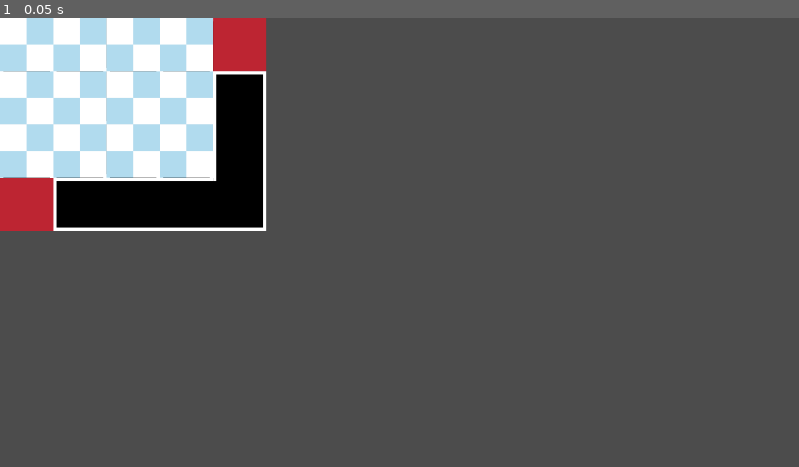
Above: before the commit, frame 1.
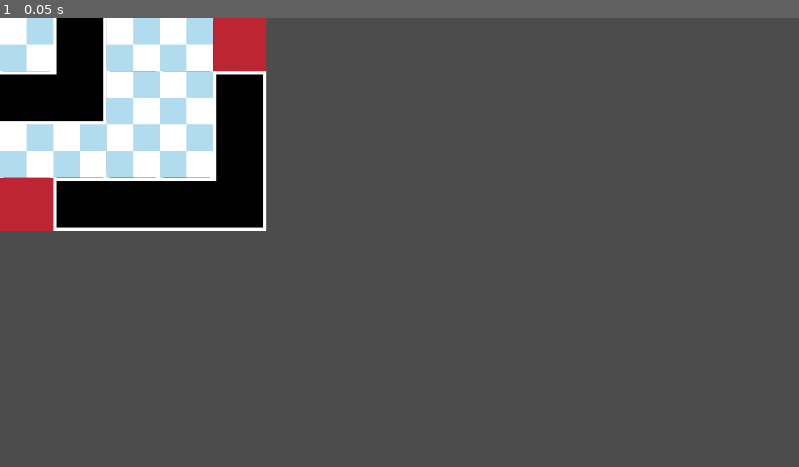
Above: after the commit, the same moment.

Repository: pbrechtmann/TDS
Game: Godot game, scene res://Scenes/World/Generation/RoomPrefabs/RoomPrefab5x7.tscn
Two runs of this game, one before a commit and one after it. Both use one fixed random seed, a clock stepped at 60 frames per second and the inputs below. This scene is started directly instead of the project's main scene.
Inputs:
- Up to frame 1 (0.05 s): no input

The runs differ from the first frame. In frame 1, 2.3% of the frame differs, in the area x 0-14%, y 0-24%.

Commit message:
Room placement, basic paths

Diff:
--- a/Scenes/World/Generation/Generator.gd
+++ b/Scenes/World/Generation/Generator.gd
@@ -7,7 +7,7 @@
 var spacer : Vector2 = Vector2(3, 3) # Making sure rooms don't overlap
 
 var num_rooms_small : int = 5
-var num_rooms_medium : int = 2
+var num_rooms_medium : int = 3
 var num_rooms_large : int = 1
 
 var room_sizes_small = [Vector2(5, 7), Vector2(7, 5)]
@@ -136,19 +136,19 @@
 
 	find_start_and_end()
 
-	var delauney = Array(Geometry.triangulate_delaunay_2d(positions))
-
-	while not delauney.empty():
-		var p1 = delauney.pop_front()
-		var p2 = delauney.pop_front()
-		var p3 = delauney.pop_front()
-
-		if not path.are_points_connected(p1, p2) and randf() < 0.1 and not(has_start_room(p1, p2) or has_end_room(p1, p2)):
-			path.connect_points(p1, p2)
-		if not path.are_points_connected(p1, p3) and randf() < 0.1 and not(has_start_room(p1, p3) or has_end_room(p1, p3)):
-			 path.connect_points(p1, p3)
-		if not path.are_points_connected(p2, p3) and randf() < 0.1 and not(has_start_room(p2, p3) or has_end_room(p2, p3)):
-			 path.connect_points(p2, p3)
+#	var delauney = Array(Geometry.triangulate_delaunay_2d(positions))
+#
+#	while not delauney.empty():
+#		var p1 = delauney.pop_front()
+#		var p2 = delauney.pop_front()
+#		var p3 = delauney.pop_front()
+#
+#		if not path.are_points_connected(p1, p2) and randf() < 0.1 and not(has_start_room(p1, p2) or has_end_room(p1, p2)):
+#			path.connect_points(p1, p2)
+#		if not path.are_points_connected(p1, p3) and randf() < 0.1 and not(has_start_room(p1, p3) or has_end_room(p1, p3)):
+#			 path.connect_points(p1, p3)
+#		if not path.are_points_connected(p2, p3) and randf() < 0.1 and not(has_start_room(p2, p3) or has_end_room(p2, p3)):
+#			 path.connect_points(p2, p3)
 
 
 func has_start_room(index1, index2) -> bool:
@@ -247,15 +247,186 @@
 		var x_size = size.x if rotate else size.y
 		var y_size = size.y if rotate else size.x
 
-		var new_room = load("res://Scenes/World/Generation/RoomPrefabs/RoomPrefab" + str(x_size) + "x" + str(y_size) + ".tscn").instance()
+		var new_room : RoomPrefab = load("res://Scenes/World/Generation/RoomPrefabs/RoomPrefab" + str(x_size) + "x" + str(y_size) + ".tscn").instance()
 		new_room.position = room.position
+		new_room.index = room.astar_index
 		if rotate:
 			new_room.rotation_degrees = 90
 		map.add_child(new_room)
 
-
+	for room in final_rooms:
+		var new_room : RoomPrefab
+		for x in map.get_children():
+			if x.has_index(room.astar_index):
+				new_room = x
+		carve_corridor(new_room, room)
+		merge_maps(map, new_room.tile_map)
 
 	map.update_bitmask_region()
+
+
+
+func carve_corridor(room_map : RoomPrefab, room):
+	var doors = [] + room_map.doors
+	var rotated = room_map.rotation_degrees == 90
+	if rotated:
+		doors = [doors[1], doors[3], doors[0], doors[2]]
+	var doors_to_delete = []
+	for r in final_rooms:
+		if path.are_points_connected(room.astar_index, r.astar_index):
+
+			var extents : Vector2 = room.collision.shape.get_extents()
+			var center : Vector2 = room.position
+			var tl : Vector2 = center - extents
+			var tr : Vector2 = center + Vector2(extents.x, -extents.y)
+			var bl : Vector2 = center - Vector2(extents.x, -extents.y)
+			var br : Vector2 = center + extents
+
+			var tl_angle : float = center.direction_to(tl).angle()
+			var tr_angle : float = center.direction_to(tr).angle()
+			var bl_angle : float = center.direction_to(bl).angle()
+			var br_angle : float = center.direction_to(br).angle()
+
+			var path_angle : float = center.direction_to(r.position).angle()
+
+			var door_location : Vector2
+			var door_direction : Vector2
+
+			if path_angle >= tl_angle and path_angle < tr_angle:
+				doors_to_delete.append(doors[0])
+				door_location = doors[0]
+				door_direction = Vector2.UP
+				if rotated:
+					doors_to_delete.append(doors[0] + Vector2.DOWN)
+					doors_to_delete.append(doors[0] + Vector2.UP)
+				else:
+					doors_to_delete.append(doors[0] + Vector2.RIGHT)
+					doors_to_delete.append(doors[0] + Vector2.LEFT)
+			elif path_angle >= tr_angle and path_angle < br_angle:
+				doors_to_delete.append(doors[2])
+				door_location = doors[2]
+				door_direction = Vector2.RIGHT
+				if rotated:
+					doors_to_delete.append(doors[2] + Vector2.RIGHT)
+					doors_to_delete.append(doors[2] + Vector2.LEFT)
+				else:
+					doors_to_delete.append(doors[2] + Vector2.DOWN)
+					doors_to_delete.append(doors[2] + Vector2.UP)
+			elif path_angle >= tr_angle and path_angle < bl_angle:
+				doors_to_delete.append(doors[3])
+				door_location = doors[3]
+				door_direction = Vector2.DOWN
+				if rotated:
+					doors_to_delete.append(doors[3] + Vector2.DOWN)
+					doors_to_delete.append(doors[3] + Vector2.UP)
+				else:
+					doors_to_delete.append(doors[3] + Vector2.RIGHT)
+					doors_to_delete.append(doors[3] + Vector2.LEFT)
+			else:
+				doors_to_delete.append(doors[1])
+				door_location = doors[1]
+				door_direction = Vector2.LEFT
+				if rotated:
+					doors_to_delete.append(doors[1] + Vector2.RIGHT)
+					doors_to_delete.append(doors[1] + Vector2.LEFT)
+				else:
+					doors_to_delete.append(doors[1] + Vector2.DOWN)
+					doors_to_delete.append(doors[1] + Vector2.UP)
+
+
+			var t_room : RoomPrefab
+			for x in map.get_children():
+				if x.has_index(r.astar_index):
+					t_room = x
+
+			var t_extents : Vector2 = r.collision.shape.get_extents()
+			var t_center : Vector2 = r.position
+			var t_tl : Vector2 = t_center - t_extents
+			var t_tr : Vector2 = t_center + Vector2(t_extents.x, -t_extents.y)
+			var t_bl : Vector2 = t_center - Vector2(t_extents.x, -t_extents.y)
+			var t_br : Vector2 = t_center + t_extents
+
+			var t_tl_angle : float = t_center.direction_to(t_tl).angle()
+			var t_tr_angle : float = t_center.direction_to(t_tr).angle()
+			var t_bl_angle : float = t_center.direction_to(t_bl).angle()
+			var t_br_angle : float = t_center.direction_to(t_br).angle()
+
+			var t_path_angle : float = t_center.direction_to(t_room.position).angle()
+			var t_room_doors = [] + t_room.doors
+			var t_rotated = t_room.rotation_degrees == 90
+			if t_rotated:
+				t_room_doors = [t_room_doors[1], t_room_doors[3], t_room_doors[0], t_room_doors[2]]
+			var t_door
+
+			if t_path_angle >= t_tl_angle and t_path_angle < t_tr_angle:
+				t_door = t_room_doors[0]
+			elif t_path_angle >= t_tr_angle and t_path_angle < t_br_angle:
+				t_door = t_room_doors[2]
+			elif t_path_angle >= t_tr_angle and t_path_angle < t_bl_angle:
+				t_door = t_room_doors[3]
+			else:
+				t_door = t_room_doors[1]
+
+			var t_door_transformed = room_map.tile_map.world_to_map(room_map.tile_map.to_local(t_room.tile_map.to_global(t_room.tile_map.map_to_world(t_door))))
+
+			var carve_direction : Vector2 = Vector2.ZERO
+
+			if t_door_transformed.x == door_location.x:
+				carve_direction = Vector2.DOWN if t_door_transformed.y > door_location.y else Vector2.UP
+				carve(room_map.tile_map, door_location, carve_direction, ceil((abs(t_door_transformed.y - door_location.y) / 2)))
+			else:
+				var steps : int
+				if door_direction == Vector2.UP or door_direction == Vector2.DOWN:
+					steps = int(abs(t_door_transformed.y - door_location.y))
+				elif door_direction == Vector2.LEFT or door_direction == Vector2.RIGHT:
+					steps = int(abs(t_door_transformed.x - door_location.x))
+				carve(room_map.tile_map, door_location, carve_direction, steps)
+
+
+			if t_door_transformed.y == door_location.y:
+				carve_direction = Vector2.RIGHT if t_door_transformed.x > door_location.x else Vector2.LEFT
+				carve(room_map.tile_map, door_location, carve_direction, ceil(abs(t_door_transformed.x - door_location.x) / 2))
+			else:
+				var steps : int
+				if door_direction == Vector2.UP or door_direction == Vector2.DOWN:
+					steps = int(abs(t_door_transformed.y - door_location.y))
+				elif door_direction == Vector2.LEFT or door_direction == Vector2.RIGHT:
+					steps = int(abs(t_door_transformed.x - door_location.x))
+				carve(room_map.tile_map, door_location, carve_direction, steps)
+
+
+
+	for d in doors_to_delete:
+		room_map.tile_map.set_cellv(d, room_map.tile_map.tile_set.find_tile_by_name("Floor"))
+		if doors.has(d):
+			doors.erase(d)
+
+	for d in doors:
+		room_map.tile_map.set_cellv(d, room_map.tile_map.tile_set.find_tile_by_name("Wall"))
+
+
+func carve(tilemap : TileMap, start : Vector2, direction : Vector2, steps : int):
+	if direction == Vector2.UP or direction == Vector2.DOWN:
+		for i in range(steps):
+			start += direction
+			tilemap.set_cellv(start, tilemap.tile_set.find_tile_by_name("Floor"))
+			tilemap.set_cellv(start + Vector2.RIGHT, tilemap.tile_set.find_tile_by_name("Floor"))
+			tilemap.set_cellv(start + Vector2.LEFT, tilemap.tile_set.find_tile_by_name("Floor"))
+	elif direction == Vector2.LEFT or direction == Vector2.RIGHT:
+		for i in range(steps):
+			start += direction
+			tilemap.set_cellv(start, tilemap.tile_set.find_tile_by_name("Floor"))
+			tilemap.set_cellv(start + Vector2.UP, tilemap.tile_set.find_tile_by_name("Floor"))
+			tilemap.set_cellv(start + Vector2.DOWN, tilemap.tile_set.find_tile_by_name("Floor"))
+
+
+func merge_maps(target : TileMap, input : TileMap):
+	var cells = input.get_used_cells()
+	for cell in cells:
+		var tile : int = input.get_cellv(cell)
+		var target_location : Vector2 = target.world_to_map(target.to_local(input.to_global(input.map_to_world(cell))))
+		target.set_cellv(target_location, tile)
+	input.clear()
 
 
 func room_to_rect(r, with_spacer : bool = false) -> Rect2:
--- /dev/null
+++ b/Scenes/World/Generation/RoomPrefab.gd
@@ -0,0 +1,13 @@
+extends Node2D
+class_name RoomPrefab
+
+var index : int
+var doors : Array
+
+onready var tile_map : TileMap = $TileMap
+
+func _ready():
+	doors = tile_map.get_used_cells_by_id(tile_map.tile_set.find_tile_by_name("Door"))
+
+func has_index(i : int):
+	return i == index
--- a/Scenes/World/Generation/RoomPrefab.tscn
+++ b/Scenes/World/Generation/RoomPrefab.tscn
@@ -1,8 +1,10 @@
-[gd_scene load_steps=2 format=2]
+[gd_scene load_steps=3 format=2]
 
 [ext_resource path="res://Assets/TilesetTest.tres" type="TileSet" id=1]
+[ext_resource path="res://Scenes/World/Generation/RoomPrefab.gd" type="Script" id=2]
 
 [node name="RoomPrefab" type="Node2D"]
+script = ExtResource( 2 )
 
 [node name="TileMap" type="TileMap" parent="."]
 tile_set = ExtResource( 1 )
--- a/Scenes/World/Generation/RoomPrefabs/RoomPrefab5x7.tscn
+++ b/Scenes/World/Generation/RoomPrefabs/RoomPrefab5x7.tscn
@@ -5,4 +5,4 @@
 [node name="RoomPrefab5x7" instance=ExtResource( 1 )]
 
 [node name="TileMap" parent="." index="0"]
-tile_data = PoolIntArray( -131076, 0, 4, -131075, 0, 196609, …(269 unchanged characters)…  -4, 0, 131075, -3, 2, 0, -2, 2, 0, -1, 2, 0, -65536, 2, 0, -65535, 2, 0, -65534, 2, 0, -65533, 2, 0, -65532, 0, 131075, 65532, 3, 0, 65533, 2, 0, 65534, 2, 0, 65535, 2, 0, 0, 2, 0, 1, 2, 0, 2, 2, 0, 3, 2, 0, 4, 3, 0, 131068, 0, 3, 131069, 2, 0, 131070, 2, 0, 131071, 2, 0, 65536, 2, 0, 65537, 2, 0, 65538, 2, 0, 65539, 2, 0, 65540, 0, 3, …(301 unchanged characters)…
+tile_data = PoolIntArray( -131076, 0, 4, -131075, 0, 196609, …(269 unchanged characters)…  -4, 0, 131075, -3, 2, 0, -2, 2, 0, -1, 0, 4, -65536, 0, 196609, -65535, 0, 7, -65534, 2, 0, -65533, 2, 0, -65532, 0, 131075, 65532, 3, 0, 65533, 2, 0, 65534, 2, 0, 65535, 0, 65539, 0, 2, 0, 1, 0, 65539, 2, 2, 0, 3, 2, 0, 4, 3, 0, 131068, 0, 3, 131069, 2, 0, 131070, 2, 0, 131071, 0, 196612, 65536, 0, 196609, 65537, 0, 196615, 65538, 2, 0, 65539, 2, 0, 65540, 0, 3, …(301 unchanged characters)…
--- a/project.godot
+++ b/project.godot
@@ -54,6 +54,11 @@
 "language": "GDScript",
 "path": "res://Scenes/World/Generation/Room.gd"
 }, {
+"base": "Node2D",
+"class": "RoomPrefab",
+"language": "GDScript",
+"path": "res://Scenes/World/Generation/RoomPrefab.gd"
+}, {
 "base": "NPC",
 "class": "Spawner",
 "language": "GDScript",
@@ -84,6 +89,7 @@
 "NPC": "",
 "Projectile": "",
 "Room": "",
+"RoomPrefab": "",
 "Spawner": "",
 "Weapon": "",
 "WeaponMelee": "",
